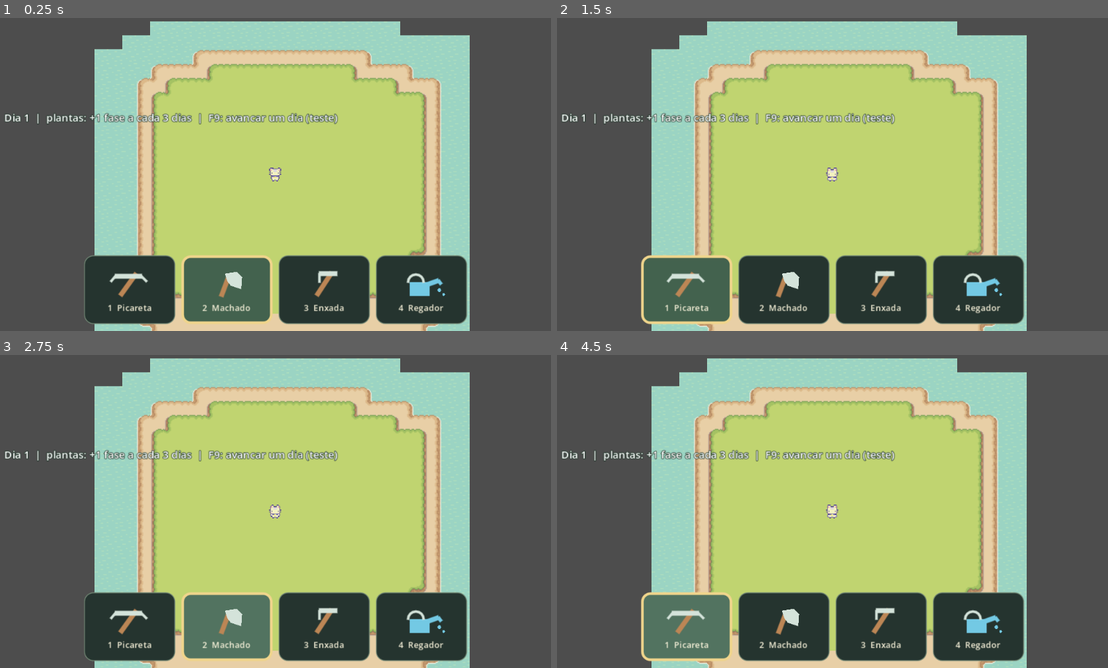
Above: before the commit, frames 1-4 (two rows, left to right).
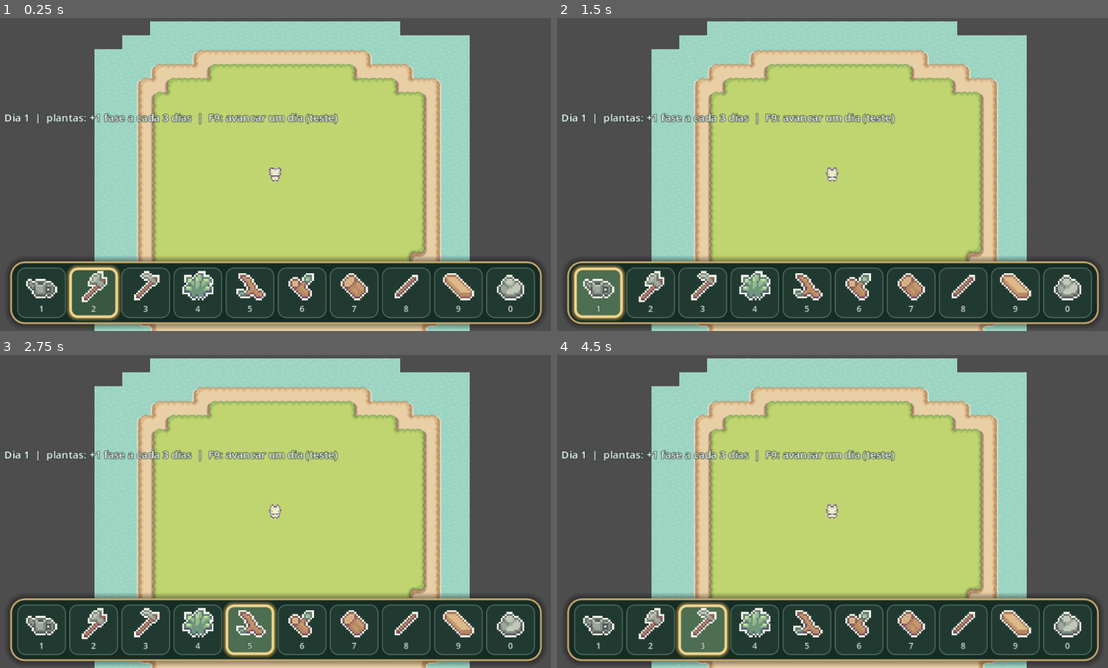
Above: after the commit, the same moments.

Repository: HelioConde/Slime-Harvest
Game: Godot game, scene res://scenes/world/World.tscn
Two runs of this game, one before a commit and one after it. Both use one fixed random seed, a clock stepped at 60 frames per second and the inputs below.
Inputs (mouse positions are in pixels of both pictures, inside the frame that each line leads up to):
- Up to frame 1 (0.25 s): no input
- Up to frame 2 (1.5 s): click (689, 290) at 0.52 s; click (601, 293) at 1.27 s
- Up to frame 3 (2.75 s): click (225, 627) at 2.02 s
- Up to frame 4 (4.5 s): click (650, 630) at 2.77 s; click (882, 627) at 3.52 s; click (700, 630) at 4.27 s

The runs differ from the first frame. In frame 1, 15% of the frame differs, in the area x 1-99%, y 75-100%; in frame 2, 15%; in frame 3, 14%; in frame 4, 14%.

Commit message:
feat(godot): build ten-slot professional hotbar from original 4x3 item atlas

Diff:
--- a/scripts/farming/farm_field.gd
+++ b/scripts/farming/farm_field.gd
@@ -135,7 +135,7 @@
 				cell["last_day"] = GameCalendar.day
 				_cells[coord] = cell
 				_seeds -= 1
-				_message = "Semente plantada! Equipe o regador (4)."
+				_message = "Semente plantada! Equipe o regador (1)."
 				changed = true
 		elif int(cell.get("stage", 0)) >= _max_crop_stage(coord):
 			cell["seeded"] = false
@@ -200,7 +200,7 @@
 	if _harvested >= 3:
 		objective = "OBJETIVO CONCLUIDO! Proximo passo: conhecer um slime."
 	_hud.text = "SLIMEKEEPERS: LOST VALLEY | Cultivo\n" + \
-		"3 Enxada: preparar / plantar / colher | 4 Regador: regar | F ou clique\n" + \
+		"3 Enxada: preparar / plantar / colher | 1 Regador: regar | F ou clique\n" + \
 		"Sementes: %d | Colheitas: %d | %s\n%s" % [_seeds, _harvested, objective, _message]
 
 
--- a/scripts/items/tool_inventory.gd
+++ b/scripts/items/tool_inventory.gd
@@ -1,46 +1,59 @@
 extends Node
-## Equipamento por categorias. Apenas um acessorio pode estar equipado.
+## Um item ativo por vez; atalhos de 1 a 0. A picareta permanece no atalho P.
 
 signal tool_changed(tool_id: StringName)
 
 const SAVE_PATH := "user://slimekeepers_equipment_v1.json"
-const TOOL_IDS: Array[StringName] = [&"pickaxe", &"axe", &"hoe", &"watering_can"]
+const HOTBAR_IDS: Array[StringName] = [
+	&"watering_can", &"axe", &"hoe", &"grass_drop", &"branch",
+	&"wood", &"trunk", &"twigs", &"plank", &"large_stone"
+]
+const TOOL_IDS: Array[StringName] = [&"watering_can", &"axe", &"hoe", &"pickaxe"]
 
 var equipped_tool: StringName = &"axe"
 var _items: Dictionary = {}
 
 
 func _ready() -> void:
-	for tool_id in TOOL_IDS:
+	for item_id in HOTBAR_IDS + [&"pickaxe"]:
 		var accessory := Node.new()
-		accessory.name = "Accessory_" + String(tool_id)
+		accessory.name = "Item_" + String(item_id)
 		add_child(accessory)
-		accessory.add_to_group("accessory_" + String(tool_id))
-		_items[tool_id] = accessory
+		accessory.add_to_group("accessory_" + String(item_id))
+		_items[item_id] = accessory
 	_load_equipped()
 	equip(equipped_tool)
 
 
-func equip(tool_id: StringName) -> void:
-	if not TOOL_IDS.has(tool_id):
-		push_warning("ToolInventory: ferramenta desconhecida: " + str(tool_id))
+func equip_slot(slot: int) -> void:
+	if slot >= 0 and slot < HOTBAR_IDS.size():
+		equip(HOTBAR_IDS[slot])
+
+
+func equip(item_id: StringName) -> void:
+	if not _items.has(item_id):
+		push_warning("ToolInventory: item desconhecido: " + String(item_id))
 		return
 	if _items.has(equipped_tool):
 		(_items[equipped_tool] as Node).remove_from_group("equipped_accessory")
-	var owner_player := get_parent()
+	var owner_player: Node = get_parent()
 	if owner_player != null:
-		for old_id in TOOL_IDS:
+		for old_id in _items.keys():
 			owner_player.remove_from_group("equipped_" + String(old_id))
-	equipped_tool = tool_id
-	(_items[tool_id] as Node).add_to_group("equipped_accessory")
+	equipped_tool = item_id
+	(_items[item_id] as Node).add_to_group("equipped_accessory")
 	if owner_player != null:
-		owner_player.add_to_group("equipped_" + String(tool_id))
-	tool_changed.emit(tool_id)
+		owner_player.add_to_group("equipped_" + String(item_id))
+	tool_changed.emit(item_id)
 	_save_equipped()
 
 
 func get_equipped_tool() -> StringName:
 	return equipped_tool
+
+
+func is_usable_tool(item_id: StringName) -> bool:
+	return TOOL_IDS.has(item_id)
 
 
 func _load_equipped() -> void:
@@ -50,7 +63,7 @@
 	if not parsed is Dictionary:
 		return
 	var saved := StringName(str(parsed.get("equipped", "axe")))
-	if TOOL_IDS.has(saved):
+	if _items.has(saved):
 		equipped_tool = saved
 
 
--- a/scripts/player/player.gd
+++ b/scripts/player/player.gd
@@ -69,15 +69,24 @@
 	var key := event as InputEventKey
 	if key == null or not key.pressed or key.echo or key.ctrl_pressed or key.alt_pressed:
 		return
+	if key.keycode == KEY_P:
+		# Picareta mantida para mineracao futura; nao ocupa um dos dez slots.
+		_equipment.call("equip", &"pickaxe")
+		return
+	var slot: int = -1
 	match key.keycode:
-		KEY_1:
-			_equipment.call("equip", &"pickaxe")
-		KEY_2:
-			_equipment.call("equip", &"axe")
-		KEY_3:
-			_equipment.call("equip", &"hoe")
-		KEY_4:
-			_equipment.call("equip", &"watering_can")
+		KEY_1: slot = 0
+		KEY_2: slot = 1
+		KEY_3: slot = 2
+		KEY_4: slot = 3
+		KEY_5: slot = 4
+		KEY_6: slot = 5
+		KEY_7: slot = 6
+		KEY_8: slot = 7
+		KEY_9: slot = 8
+		KEY_0: slot = 9
+	if slot >= 0:
+		_equipment.call("equip_slot", slot)
 
 
 func _unhandled_input(event: InputEvent) -> void:
@@ -170,8 +179,9 @@
 		return false
 	if global_position.distance_to(target_world) > tool_reach:
 		return false
-	var tool_id := _current_tool()
-	if tool_id == &"axe":
+	var tool_id: StringName = _current_tool()
+	if tool_id not in [&"pickaxe", &"hoe", &"watering_can"]:
+		# Recursos podem ser selecionados, mas nao sao ferramentas utilizaveis.
 		return false
 	_face_world_position(target_world)
 	_tool_remaining = tool_cooldown
--- a/scripts/ui/tool_hotbar.gd
+++ b/scripts/ui/tool_hotbar.gd
@@ -1,119 +1,176 @@
 extends Control
-## Barra de inventario inferior, responsiva, com quatro acessorios clicaveis.
+## Hotbar de dez espacos com os sprites reais do atlas 4x3 (16x16 por icone).
+## Ordem do atlas: regador, machado, enxada, grama, galho, madeira, tronco,
+## gravetos, tabua, pedra grande, pedra processada, pedra pequena.
 
 signal tool_selected(tool_id: StringName)
 
-const ICON_SCRIPT = preload("res://scripts/ui/tool_icon.gd")
-const TOOLS: Array[StringName] = [&"pickaxe", &"axe", &"hoe", &"watering_can"]
-const NAMES := ["Picareta", "Machado", "Enxada", "Regador"]
+const ATLAS: Texture2D = preload("res://assets/Objects/Items/tools-n-meterial-items.png")
+const COLUMN_COUNT: int = 4
+const CELL: int = 16
+const SLOT_IDS: Array[StringName] = [
+	&"watering_can", &"axe", &"hoe", &"grass_drop", &"branch",
+	&"wood", &"trunk", &"twigs", &"plank", &"large_stone"
+]
+const SLOT_NAMES: Array[String] = [
+	"Regador", "Machado", "Enxada", "Grama", "Galho",
+	"Madeira", "Tronco", "Gravetos", "Tabua", "Pedra grande"
+]
+
+const PANEL_COLOR := Color("#162b24")
+const PANEL_BORDER := Color("#c8a96d")
+const SLOT_COLOR := Color("#213a31")
+const SLOT_BORDER := Color("#537766")
+const GOLD := Color("#f1d58e")
 
 var _selected: StringName = &"axe"
 var _slots: Dictionary = {}
+var _panel: PanelContainer
 var _strip: HBoxContainer
 
 
 func _ready() -> void:
 	mouse_filter = Control.MOUSE_FILTER_IGNORE
-	_strip = HBoxContainer.new()
-	_strip.name = "AccessorySlots"
-	_strip.add_theme_constant_override("separation", 7)
-	add_child(_strip)
-	for index in range(TOOLS.size()):
-		_create_slot(TOOLS[index], NAMES[index], index + 1)
+	_build_panel()
 	_layout_bar()
-	_update_slots()
+	_refresh_selection()
 
 
 func _notification(what: int) -> void:
-	if what == NOTIFICATION_RESIZED and _strip != null:
+	if what == NOTIFICATION_RESIZED and _panel != null:
 		_layout_bar()
 
 
-func _create_slot(tool_id: StringName, title: String, index: int) -> void:
+func _build_panel() -> void:
+	_panel = PanelContainer.new()
+	_panel.name = "InventoryFrame"
+	_panel.mouse_filter = Control.MOUSE_FILTER_IGNORE
+	var frame_style := StyleBoxFlat.new()
+	frame_style.bg_color = PANEL_COLOR
+	frame_style.border_color = PANEL_BORDER
+	frame_style.set_border_width_all(2)
+	frame_style.set_corner_radius_all(16)
+	frame_style.shadow_color = Color(0.0, 0.0, 0.0, 0.38)
+	frame_style.shadow_size = 7
+	frame_style.content_margin_left = 8.0
+	frame_style.content_margin_right = 8.0
+	frame_style.content_margin_top = 7.0
+	frame_style.content_margin_bottom = 7.0
+	_panel.add_theme_stylebox_override("panel", frame_style)
+	add_child(_panel)
+
+	_strip = HBoxContainer.new()
+	_strip.name = "TenSlots"
+	_strip.mouse_filter = Control.MOUSE_FILTER_IGNORE
+	_strip.add_theme_constant_override("separation", 4)
+	_panel.add_child(_strip)
+
+	for index in range(SLOT_IDS.size()):
+		_make_slot(index)
+
+
+func _make_slot(index: int) -> void:
+	var item_id: StringName = SLOT_IDS[index]
 	var button := Button.new()
-	button.name = "Slot_" + String(tool_id)
-	button.custom_minimum_size = Vector2(72, 77)
+	button.name = "Slot_%02d_%s" % [index + 1, String(item_id)]
 	button.focus_mode = Control.FOCUS_NONE
 	button.mouse_filter = Control.MOUSE_FILTER_STOP
-	button.tooltip_text = "%d - %s" % [index, title]
-	button.add_to_group("accessory_" + String(tool_id))
-	button.pressed.connect(_on_slot_pressed.bind(tool_id))
+	button.tooltip_text = "%d - %s" % [index + 1, SLOT_NAMES[index]]
+	if index >= 3:
+		button.tooltip_text += " | recurso (coleta em desenvolvimento)"
+	button.add_to_group("hotbar_" + String(item_id))
+	button.pressed.connect(_slot_pressed.bind(item_id))
 	_strip.add_child(button)
-	_slots[tool_id] = button
+	_slots[item_id] = button
+	button.add_theme_stylebox_override("focus", StyleBoxEmpty.new())
 
-	var inner := VBoxContainer.new()
-	inner.mouse_filter = Control.MOUSE_FILTER_IGNORE
-	inner.alignment = BoxContainer.ALIGNMENT_CENTER
-	inner.add_theme_constant_override("separation", 1)
-	button.add_child(inner)
-	inner.set_anchors_and_offsets_preset(Control.PRESET_FULL_RECT)
+	var contents := VBoxContainer.new()
+	contents.name = "Content"
+	contents.alignment = BoxContainer.ALIGNMENT_CENTER
+	contents.mouse_filter = Control.MOUSE_FILTER_IGNORE
+	contents.add_theme_constant_override("separation", 0)
+	button.add_child(contents)
+	contents.set_anchors_and_offsets_preset(Control.PRESET_FULL_RECT)
 
-	var icon: Control = ICON_SCRIPT.new()
-	icon.set("tool_id", tool_id)
-	icon.mouse_filter = Control.MOUSE_FILTER_IGNORE
-	icon.size_flags_horizontal = Control.SIZE_SHRINK_CENTER
-	inner.add_child(icon)
+	var image := TextureRect.new()
+	image.name = "ItemIcon"
+	image.mouse_filter = Control.MOUSE_FILTER_IGNORE
+	image.custom_minimum_size = Vector2(34, 36)
+	image.size_flags_horizontal = Control.SIZE_EXPAND_FILL
+	image.expand_mode = TextureRect.EXPAND_IGNORE_SIZE
+	image.stretch_mode = TextureRect.STRETCH_KEEP_ASPECT_CENTERED
+	image.texture_filter = CanvasItem.TEXTURE_FILTER_NEAREST
+	var frame := AtlasTexture.new()
+	frame.atlas = ATLAS
+	var col: int = index % COLUMN_COUNT
+	var row: int = index / COLUMN_COUNT
+	frame.region = Rect2(col * CELL, row * CELL, CELL, CELL)
+	frame.filter_clip = true
+	image.texture = frame
+	contents.add_child(image)
 
-	var label := Label.new()
-	label.text = "%d  %s" % [index, title]
-	label.horizontal_alignment = HORIZONTAL_ALIGNMENT_CENTER
-	label.add_theme_font_size_override("font_size", 10)
-	label.add_theme_color_override("font_color", Color("#f6f1d9"))
-	label.mouse_filter = Control.MOUSE_FILTER_IGNORE
-	inner.add_child(label)
+	var key_label := Label.new()
+	key_label.name = "Shortcut"
+	key_label.text = str((index + 1) % 10)
+	key_label.horizontal_alignment = HORIZONTAL_ALIGNMENT_CENTER
+	key_label.mouse_filter = Control.MOUSE_FILTER_IGNORE
+	key_label.add_theme_font_size_override("font_size", 10)
+	key_label.add_theme_color_override("font_color", Color("#dfebdc"))
+	key_label.add_theme_constant_override("outline_size", 2)
+	key_label.add_theme_color_override("font_outline_color", Color("#132720"))
+	contents.add_child(key_label)
 
 
 func _layout_bar() -> void:
-	if _strip == null:
+	if _panel == null:
 		return
-	var available := maxf(290.0, size.x - 16.0)
-	var bar_width := minf(440.0, available)
-	_strip.anchor_left = 0.5
-	_strip.anchor_right = 0.5
-	_strip.anchor_top = 1.0
-	_strip.anchor_bottom = 1.0
-	_strip.offset_left = -bar_width / 2.0
-	_strip.offset_right = bar_width / 2.0
-	_strip.offset_top = -87.0
-	_strip.offset_bottom = -8.0
-	var slot_width := (bar_width - 21.0) / 4.0
-	for slot in _slots.values():
-		(slot as Button).custom_minimum_size.x = slot_width
+	var usable: float = maxf(230.0, size.x - 12.0)
+	var width: float = minf(610.0, usable)
+	var slot_width: float = (width - 16.0 - 9.0 * 4.0) / 10.0
+	for item_id in SLOT_IDS:
+		var button: Button = _slots[item_id] as Button
+		button.custom_minimum_size = Vector2(slot_width, 57.0)
+	_panel.custom_minimum_size = Vector2(width, 72.0)
+	_panel.size = Vector2(width, 72.0)
+	_panel.position = Vector2((size.x - width) * 0.5, size.y - 80.0)
+
+
+func get_slot_item(index: int) -> StringName:
+	if index < 0 or index >= SLOT_IDS.size():
+		return &""
+	return SLOT_IDS[index]
 
 
 func set_selected_tool(tool_id: StringName) -> void:
-	if not TOOLS.has(tool_id):
-		return
 	_selected = tool_id
-	_update_slots()
+	_refresh_selection()
 
 
-func _on_slot_pressed(tool_id: StringName) -> void:
-	tool_selected.emit(tool_id)
+func _slot_pressed(item_id: StringName) -> void:
+	tool_selected.emit(item_id)
 
 
-func _style(selected: bool, hovered: bool) -> StyleBoxFlat:
+func _slot_style(active: bool, hover: bool = false) -> StyleBoxFlat:
 	var style := StyleBoxFlat.new()
-	style.bg_color = Color("#43624e") if selected else Color("#25342f")
-	if hovered:
-		style.bg_color = Color("#527360") if selected else Color("#344a3d")
-	style.border_color = Color("#f0d58c") if selected else Color("#718674")
-	style.border_width_left = 3 if selected else 1
-	style.border_width_right = 3 if selected else 1
-	style.border_width_top = 3 if selected else 1
-	style.border_width_bottom = 3 if selected else 1
-	style.corner_radius_top_left = 10
-	style.corner_radius_top_right = 10
-	style.corner_radius_bottom_left = 10
-	style.corner_radius_bottom_right = 10
+	style.bg_color = Color("#385841") if active else SLOT_COLOR
+	if hover:
+		style.bg_color = Color("#4d6e51") if active else Color("#2f4d40")
+	style.border_color = GOLD if active else SLOT_BORDER
+	style.set_border_width_all(3 if active else 1)
+	style.set_corner_radius_all(9)
+	if active:
+		style.shadow_color = Color(1.0, 0.78, 0.38, 0.48)
+		style.shadow_size = 4
 	return style
 
 
-func _update_slots() -> void:
-	for tool_id in TOOLS:
-		var button := _slots[tool_id] as Button
-		var active: bool = tool_id == _selected
-		button.add_theme_stylebox_override("normal", _style(active, false))
-		button.add_theme_stylebox_override("hover", _style(active, true))
-		button.add_theme_stylebox_override("pressed", _style(active, true))
-		button.add_theme_stylebox_override("disabled", _style(false, false))
+func _refresh_selection() -> void:
+	for item_id in SLOT_IDS:
+		if not _slots.has(item_id):
+			continue
+		var button: Button = _slots[item_id] as Button
+		var active: bool = item_id == _selected
+		button.add_theme_stylebox_override("normal", _slot_style(active))
+		button.add_theme_stylebox_override("hover", _slot_style(active, true))
+		button.add_theme_stylebox_override("pressed", _slot_style(active, true))
+		button.add_theme_stylebox_override("hover_pressed", _slot_style(active, true))
Not shown, changed: README.md
Not shown, changed: docs/farming_loop.md
Not shown, changed: docs/tool_inventory.md
